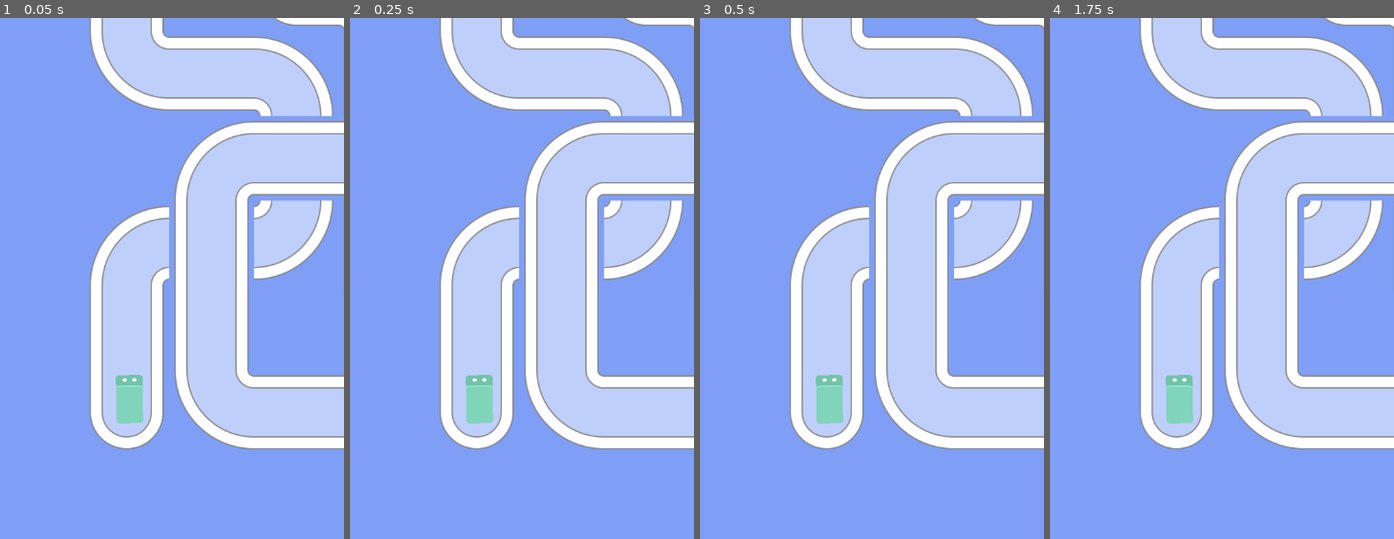
Above: before the commit, frames 1-4 (left to right).
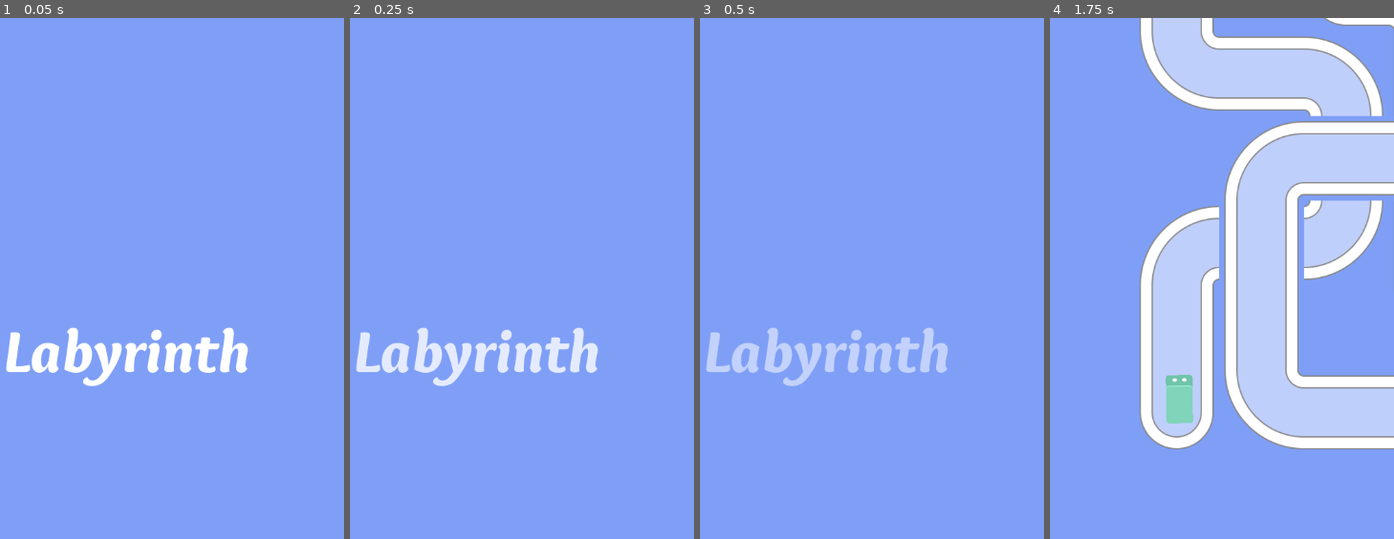
Above: after the commit, the same moments.

Repository: mapsandapps/godot-games
Game: Godot game, scene res://scenes/intro.tscn
The game is run twice, just before and just after one commit, with the same random seed, the same clock (stepped at 60 frames per second) and the same inputs. Before the commit the project starts from res://scenes/levels/level_0001.tscn.
Inputs (mouse positions are in pixels of both pictures, inside the frame that each line leads up to):
- Up to frame 1 (0.05 s): no input
- Up to frame 2 (0.25 s): no input
- Up to frame 3 (0.5 s): no input
- Up to frame 4 (1.75 s): move the mouse to (1273, 361) at 0.52 s; press the mouse at (1273, 361) at 0.53 s; move the mouse to (1094, 434) at 1.27 s; release the mouse at (1094, 434) at 1.28 s; click (1094, 434) at 1.35 s

The runs differ from the first frame. In frame 1, 43% of the frame differs, in the area x 1-100%, y 0-83%; in frame 2, 43%; in frame 3, 42%; in frame 4, nothing differs.

Commit message:
intro scene

Diff:
--- a/labyrinth/project.godot
+++ b/labyrinth/project.godot
@@ -11,7 +11,7 @@
 [application]
 
 config/name="Labyrinth"
-run/main_scene="res://scenes/levels/level_0001.tscn"
+run/main_scene="res://scenes/intro.tscn"
 config/features=PackedStringArray("4.3", "Mobile")
 config/icon="res://icon.svg"
 
--- /dev/null
+++ b/labyrinth/scenes/intro.gd
@@ -0,0 +1,10 @@
+extends Control
+
+@onready var anim = $AnimationPlayer
+
+func _ready():
+	# TODO: start random level
+	anim.play("fade_in")
+
+func _on_animation_player_animation_finished(anim_name):
+	get_tree().change_scene_to_file("res://scenes/levels/level_0001.tscn")
--- /dev/null
+++ b/labyrinth/scenes/intro.tscn
@@ -0,0 +1,83 @@
+[gd_scene load_steps=7 format=3 uid="uid://cvrryj20wio3e"]
+
+[ext_resource type="FontFile" uid="uid://ideq3xm18vlt" path="res://fonts/Overlock-BlackItalic.ttf" id="1_cmgwb"]
+[ext_resource type="Script" path="res://scenes/intro.gd" id="1_qqn36"]
+
+[sub_resource type="LabelSettings" id="LabelSettings_u11ta"]
+font = ExtResource("1_cmgwb")
+font_size = 90
+
+[sub_resource type="Animation" id="Animation_vpljh"]
+resource_name = "fade_in"
+tracks/0/type = "value"
+tracks/0/imported = false
+tracks/0/enabled = true
+tracks/0/path = NodePath("Overlay:color")
+tracks/0/interp = 1
+tracks/0/loop_wrap = true
+tracks/0/keys = {
+"times": PackedFloat32Array(0.0333333, 1),
+"transitions": PackedFloat32Array(1, 1),
+"update": 0,
+"values": [Color(0.498039, 0.623529, 0.968627, 0), Color(0.498039, 0.623529, 0.968627, 1)]
+}
+
+[sub_resource type="Animation" id="Animation_rrtku"]
+length = 0.001
+tracks/0/type = "value"
+tracks/0/imported = false
+tracks/0/enabled = true
+tracks/0/path = NodePath("Overlay:color")
+tracks/0/interp = 1
+tracks/0/loop_wrap = true
+tracks/0/keys = {
+"times": PackedFloat32Array(0),
+"transitions": PackedFloat32Array(1),
+"update": 0,
+"values": [Color(0.498039, 0.623529, 0.968627, 0)]
+}
+
+[sub_resource type="AnimationLibrary" id="AnimationLibrary_q3kyh"]
+_data = {
+"RESET": SubResource("Animation_rrtku"),
+"fade_in": SubResource("Animation_vpljh")
+}
+
+[node name="Intro" type="Control"]
+layout_mode = 3
+anchors_preset = 15
+anchor_right = 1.0
+anchor_bottom = 1.0
+grow_horizontal = 2
+grow_vertical = 2
+script = ExtResource("1_qqn36")
+
+[node name="ColorRect" type="ColorRect" parent="."]
+offset_left = -1024.0
+offset_top = -1024.0
+offset_right = 3072.0
+offset_bottom = 3072.0
+color = Color(0.498039, 0.623529, 0.968627, 1)
+
+[node name="Label" type="Label" parent="."]
+layout_mode = 0
+offset_top = 448.0
+offset_right = 640.0
+offset_bottom = 558.0
+text = "Labyrinth"
+label_settings = SubResource("LabelSettings_u11ta")
+horizontal_alignment = 1
+vertical_alignment = 1
+
+[node name="Overlay" type="ColorRect" parent="."]
+layout_mode = 0
+offset_right = 672.0
+offset_bottom = 1184.0
+color = Color(0.498039, 0.623529, 0.968627, 0)
+
+[node name="AnimationPlayer" type="AnimationPlayer" parent="."]
+libraries = {
+"": SubResource("AnimationLibrary_q3kyh")
+}
+
+[connection signal="animation_finished" from="AnimationPlayer" to="." method="_on_animation_player_animation_finished"]
Binary file added: labyrinth/fonts/Overlock-BlackItalic.ttf
Not shown, added: labyrinth/fonts/Overlock-BlackItalic.ttf.import
